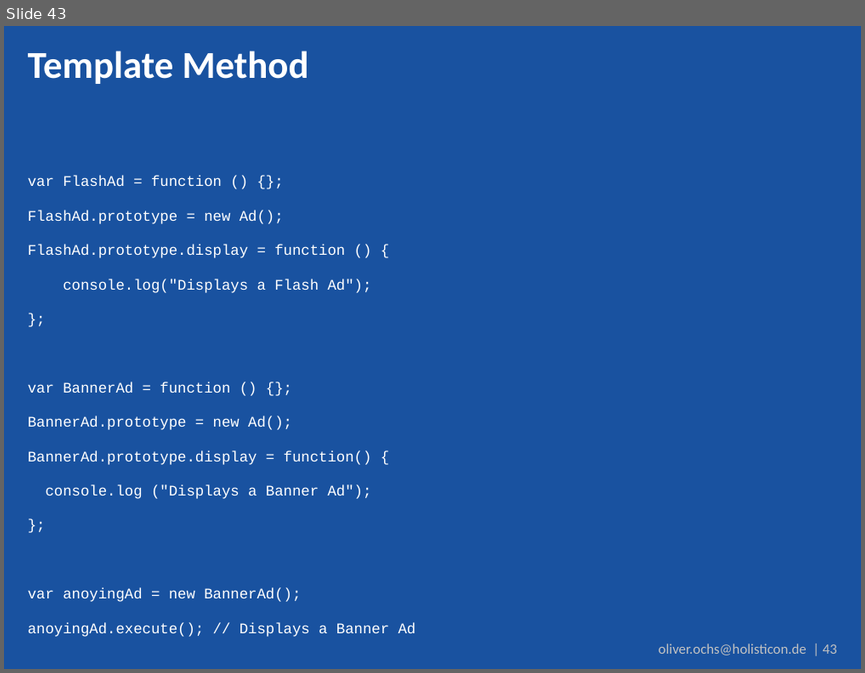
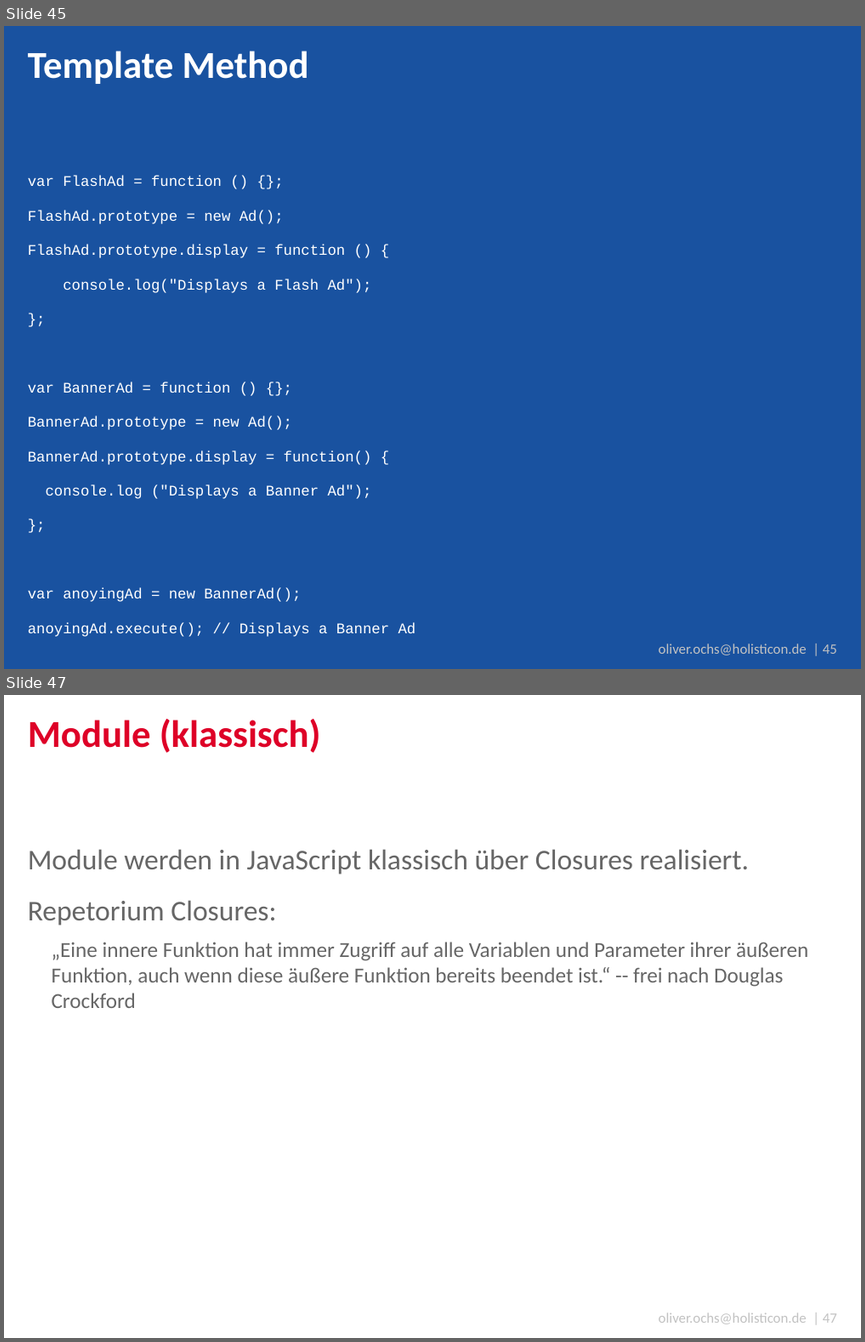
Before and after one commit to simonox/js-workshop, a slide deck: Tag 2.pptx. Shown one above the other, each under a label of ours: slide 43 before the commit, slides 45 and 47 after it; the slides between them are not shown. The pictures are 865x673 and 865x1342 pixels, drawn with LibreOffice and Linux fonts; fonts in the diff are those of the drawing; background and template pictures are left out. Boxes give left, top, right and bottom in pixels: in the first picture for what was removed or moved away, otherwise in the second. Text is boxed around its words. In the diff, an @@ line names an element or a change of style, - is before the commit and + after.

Commit message:
Added Module Pattern to go straight into CommonJS / AMD

```diff
--- a/Tag 2.pptx
+++ b/Tag 2.pptx
@@ slide 47 added at bbox=[4, 695, 861, 1338], background #FFFFFF; not listed: 1 template element that a slide beside it also shows @@
@@ title added at bbox=[28, 719, 321, 753], 32 pt, text #DE0027, bold @@
+Module (klassisch)
@@ text added at bbox=[28, 849, 808, 1008], 18 pt, text #666666 @@
+Module werden in JavaScript klassisch über Closures realisiert.
+Repetorium Closures:
+  „Eine innere Funktion hat immer Zugriff auf alle Variablen und Parameter ihrer äußeren Funktion, auch wenn diese äußere Funktion bereits beendet ist.“ -- frei nach Douglas Crockford
@@ what was slide 43 is now slide 45 @@
@@ text at bbox=[658, 643, 837, 655]: text changed @@
-oliver.ochs@holisticon.de | 43
+oliver.ochs@holisticon.de | 45
```
Also in this commit, not shown: 2 slides changed, 15 other slides added.
